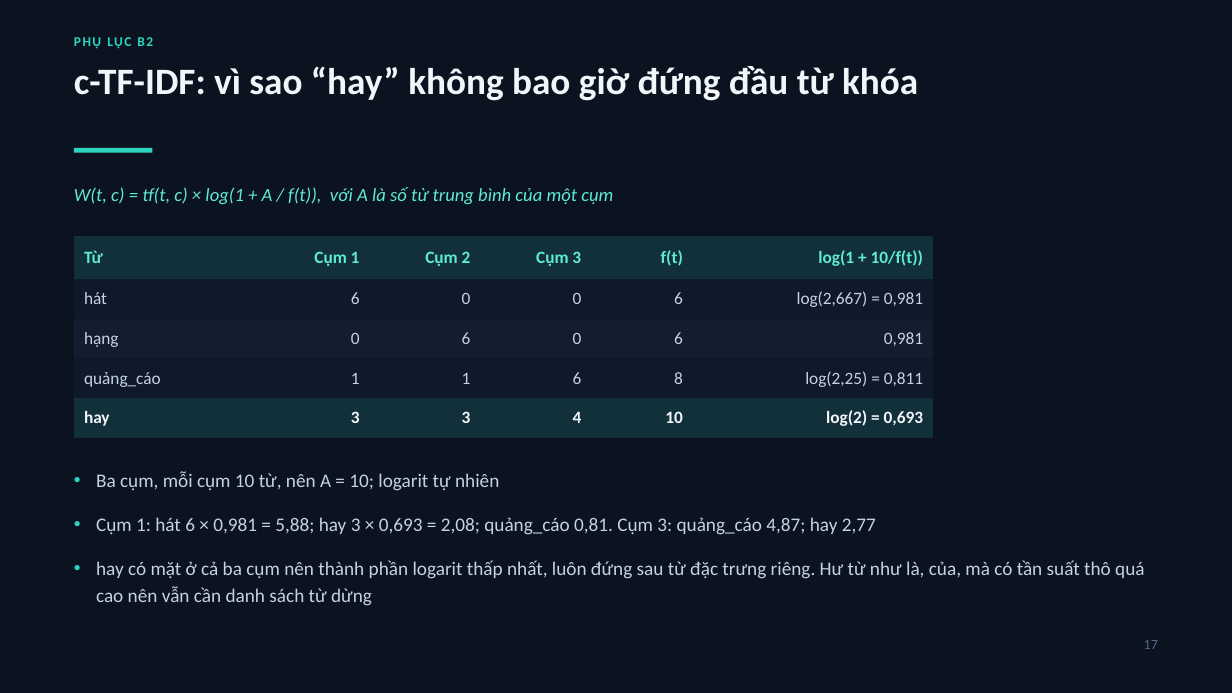
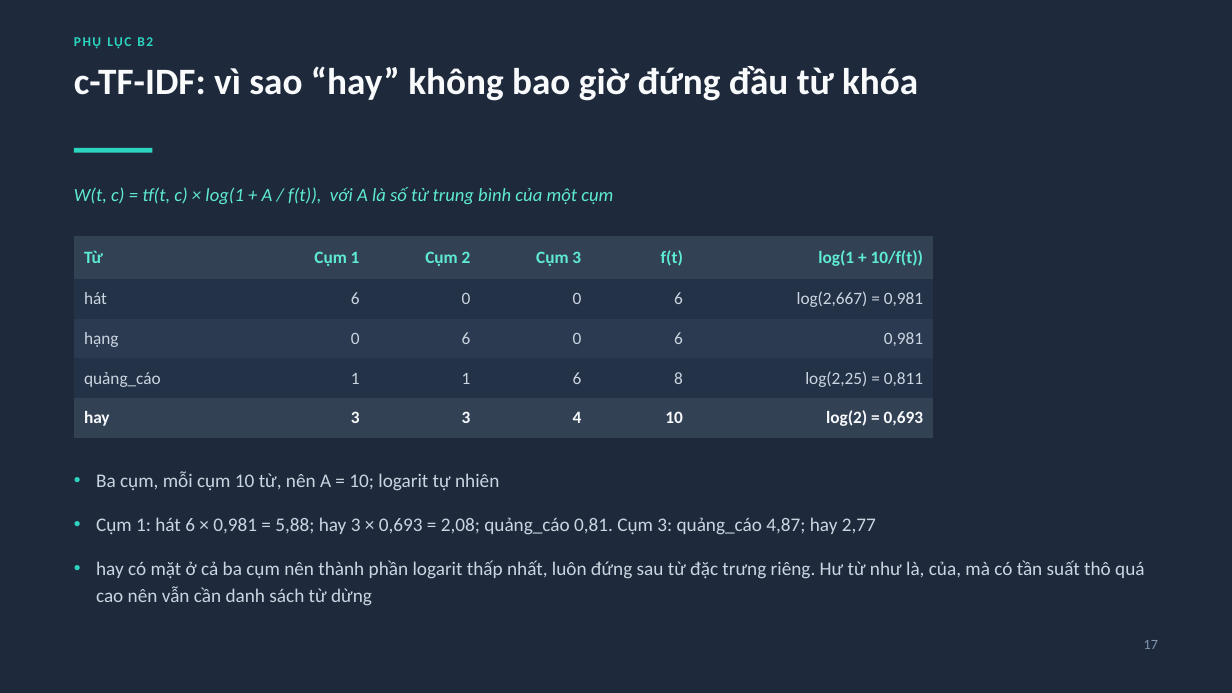
Before and after one commit to Phuhieu24/NLP_PhanTichBinhLuanYoutube, a slide deck: slide 17 of report/CS221_slide.pptx. Drawn at 1232x693 pixels with LibreOffice and Linux fonts; fonts in the diff are those of the drawing. Boxes give left, top, right and bottom in pixels: in the first picture for what was removed or moved away, otherwise in the second. Text is boxed around its words. In the diff, an @@ line names an element or a change of style, - is before the commit and + after.

Commit message:
feat(slides): ba bảng màu chọn bằng --theme, mặc định nền xám than
Bài thuyết trình trước đây khóa cứng một bảng màu nền xanh đen #0B1220,
chủ repo thấy tối quá khi trình chiếu.

- build_slides_pptx.py: THEMES gom ba bảng màu slate (#1E293B, mặc định),
  dark (#0B1220, bản cũ) và light (#FAFAF9, bản trước patch dark); cờ
  --theme và --out; THEME_IMAGES chọn bộ ảnh có nền khớp từng theme.
- build_dark_assets.py: cờ --theme dark|slate cho nền ma trận nhầm lẫn,
  cờ --skip-svg để chỉ vẽ lại ảnh mà không ghi đè hai SVG đã commit.
  Khối argparse đặt trước vòng lặp ghi SVG vì vòng lặp chạy ở cấp module.
- confusion_slate.png: ma trận nhầm lẫn nền #1E293B, thang màu chỉnh theo
  nền mới; confusion_dark.png giữ nguyên cho theme dark.
- CS221_slide.pptx dựng lại theme slate: 18 slide, đủ ghi chú người nói.

Nội dung slide không đổi, chỉ đổi màu. 146 kiểm thử vẫn qua.

```diff
--- a/report/CS221_slide.pptx
+++ b/report/CS221_slide.pptx
@@ background #0B1220 to #1E293B @@
@@ text "c-TF-IDF: vì sao “hay” không ..." at (74,66,918,101): text colour #F2F6FB to #F8FAFC @@
@@ table at (74,236,933,438) @@
@@ fill #12303A to #334155 in 12 cells @@
@@ fill #0E1929 to #243247 in 12 cells @@
@@ fill #121E30 to #2B3A50 in row 3 @@
@@ text colour #C5D2E4 to #CBD5E1 in "hát", "6", "0", "0" and 14 more places @@
@@ text colour #F2F6FB to #F8FAFC in "hay", "3", "3", "4" and 2 more places @@
@@ text "Ba cụm, mỗi cụm 10 ..." at (96,471,1144,606): text colour #C5D2E4 to #CBD5E1 @@
@@ text "17" at (1144,640,1158,649): text colour #55688A to #8296B0 @@
```
Also in this commit, not shown: 17 other slides changed, 4 other files.
